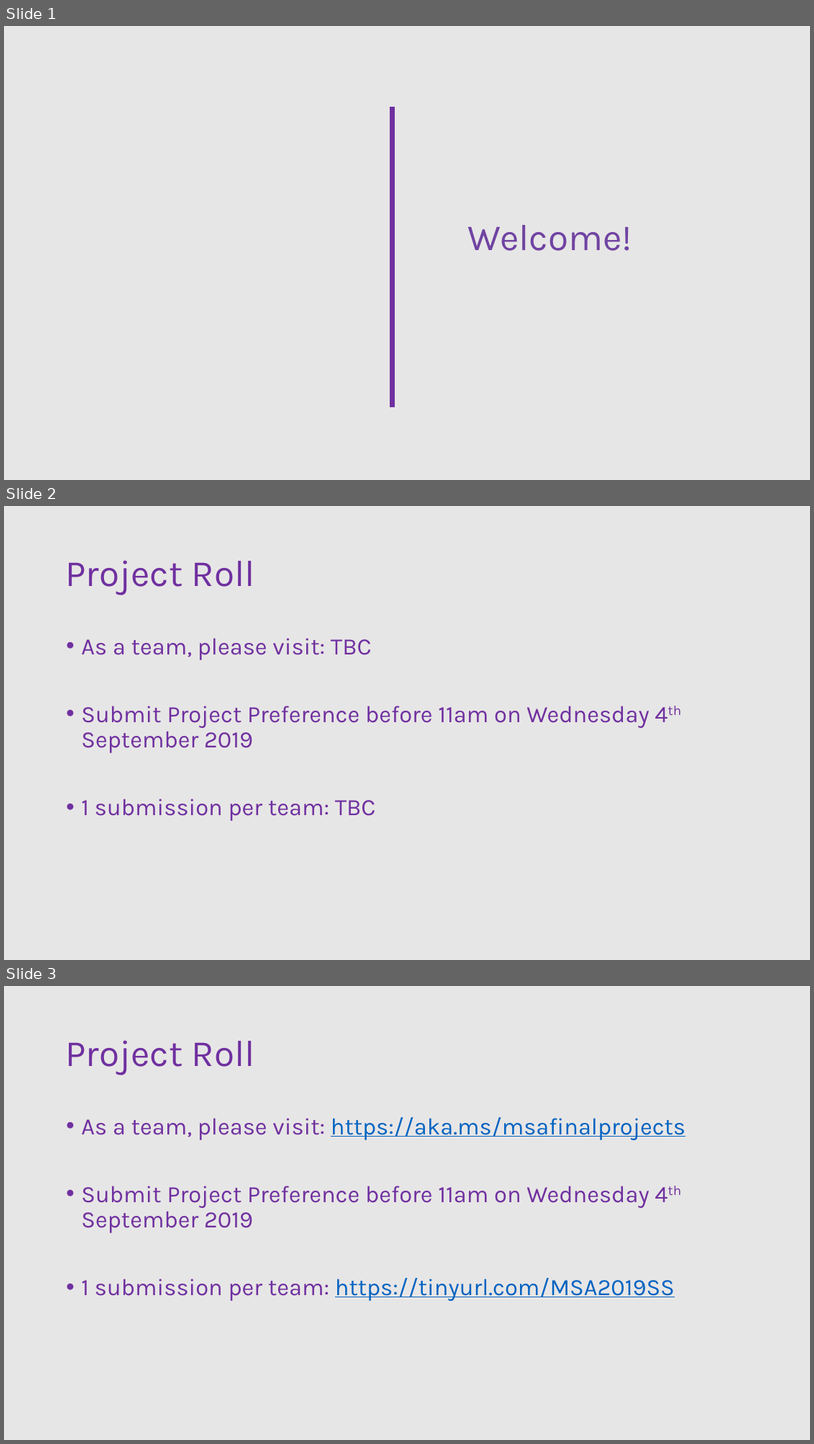
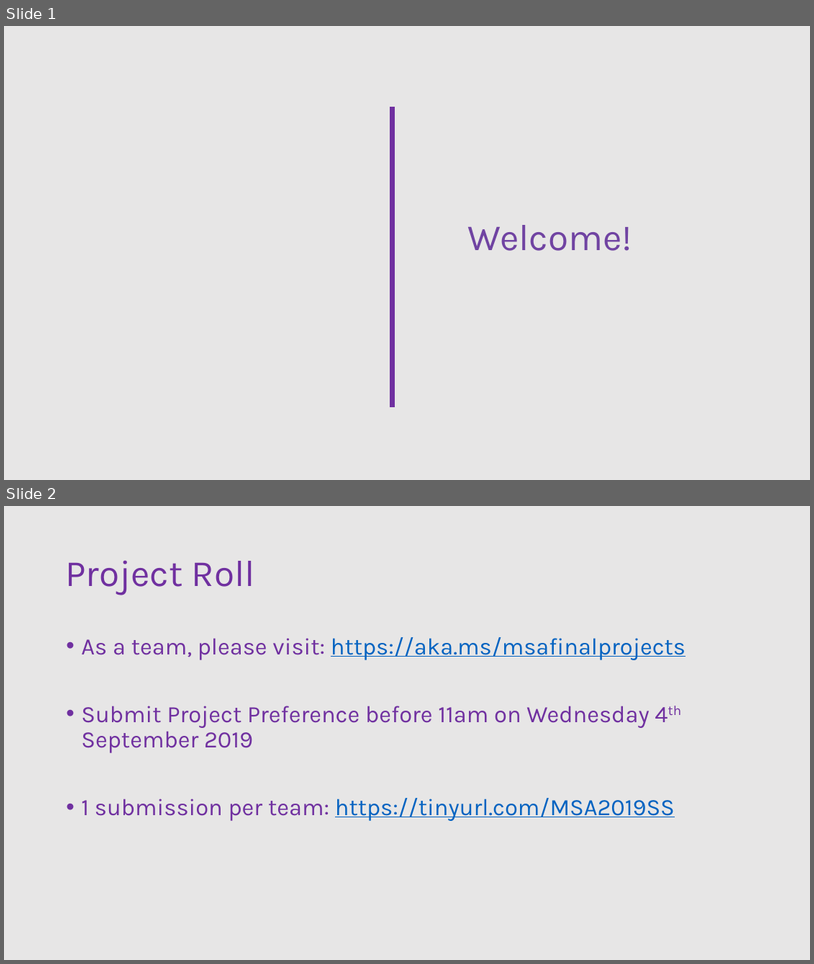
Before and after one commit to NZMSA/2019-Phase-2, a slide deck: Soft skills/Soft skills_weekend.pptx. Shown one above the other, each under a label of ours: slides 1, 2 and 3 before the commit, slides 1 and 2 after it. The pictures are 814x1444 and 814x964 pixels, drawn with LibreOffice and Linux fonts; fonts in the diff are those of the drawing; background and template pictures are left out. Boxes give left, top, right and bottom in pixels: in the first picture for what was removed or moved away, otherwise in the second. Text is boxed around its words. In the diff, an @@ line names an element or a change of style, - is before the commit and + after.

Commit message:
removed TBC slides

```diff
--- a/Soft skills/Soft skills_weekend.pptx
+++ b/Soft skills/Soft skills_weekend.pptx
@@ slide 2 removed at [4, 506, 810, 960], background picture (left out) @@
@@ title removed at [65, 560, 255, 595] @@
-Project Roll
@@ text removed at [81, 638, 649, 821] @@
-• As a team, please visit: TBC
-• Submit Project Preference before 11am on Wednesday 4th September 2019
-• 1 submission per team: TBC
@@ what was slide 3 is now slide 2 @@
```
